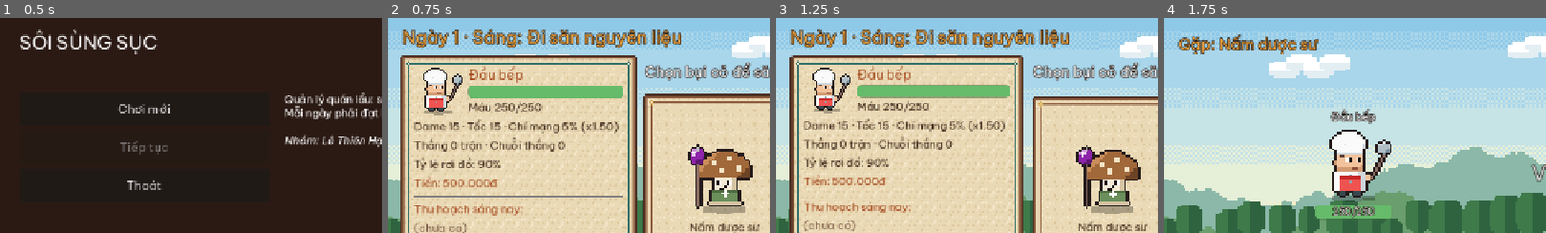
Above: before the commit, frames 1-4 (left to right).
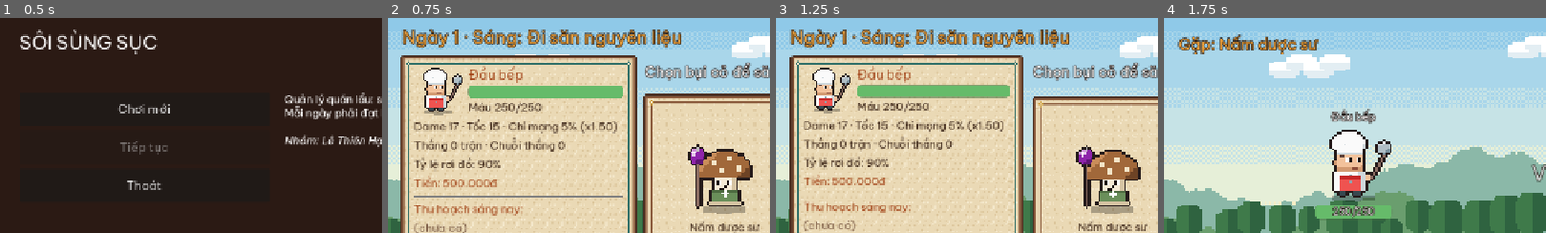
Above: after the commit, the same moments.

Repository: Znoywho/HotPot_SUNSUT
Game: Godot game, scene res://scenes/main_menu/main_menu.tscn
The game is run twice, just before and just after one commit, with the same random seed, the same clock (stepped at 60 frames per second) and the same inputs.
Inputs (mouse positions are % of the whole screen's width and height, from its top left):
- Up to frame 1 (0.5 s): no input
- Up to frame 2 (0.75 s): click "Chơi mới" at 0.5 s
- Up to frame 3 (1.25 s): no input
- Up to frame 4 (1.75 s): click (44, 46) at 1.27 s
The pictures show only the part of the screen within x 0-50%, y 2-52%; the shares and areas given below are measured in that part.

Frame 1 is identical in both runs. In frame 2, 0.7% of the frame differs, in the area x 16-61%, y 47-54%; in frame 3, 0.7%; in frame 4, nothing differs.

Commit message:
Thêm 7 quái chủ đề lẩu, đồ nhúng, cân bằng chỉ số
- Ớt hiểm, Mực, Nghêu, Cải thảo, Nấm hương, Bò cuộn kim châm, boss Nồi Lẩu Thần
- Quái mới rơi đồ nhúng (bò viên, mực, nghêu, cải thảo, rau muống, bò cuộn, nấm hương)
- Cân bằng theo mô phỏng: đầu bếp dame 17, giảm dame quái đầu game và 2 boss
- Lưu ý: 13 quái mới chưa đăng ký trong autoload/database.gd (cần Hạo thêm)

Diff:
--- /dev/null
+++ b/data/combatants/angry_chili.tres
@@ -0,0 +1,16 @@
+[gd_resource type="Resource" script_class="CombatantData" load_steps=3 format=3]
+
+[ext_resource type="Script" path="res://data/classes/combatant_data.gd" id="1"]
+[ext_resource type="Script" path="res://scenes/hunt/combat/passives/chili_rage.gd" id="2"]
+
+[resource]
+script = ExtResource("1")
+id = "angry_chili"
+display_name = "Ớt hiểm cuồng nộ"
+max_hp = 70
+damage = 12
+speed = 18
+passive = ExtResource("2")
+drops = {"tomato": 2}
+is_boss = false
+min_day = 3
--- /dev/null
+++ b/data/combatants/beef_enoki_roll.tres
@@ -0,0 +1,16 @@
+[gd_resource type="Resource" script_class="CombatantData" load_steps=3 format=3]
+
+[ext_resource type="Script" path="res://data/classes/combatant_data.gd" id="1"]
+[ext_resource type="Script" path="res://scenes/hunt/combat/passives/beef_roll_curl.gd" id="2"]
+
+[resource]
+script = ExtResource("1")
+id = "beef_enoki_roll"
+display_name = "Bò cuộn kim châm"
+max_hp = 110
+damage = 15
+speed = 13
+passive = ExtResource("2")
+drops = {"beef_roll": 2, "enoki": 1}
+is_boss = false
+min_day = 8
--- a/data/combatants/boss_beef_lord.tres
+++ b/data/combatants/boss_beef_lord.tres
@@ -6,9 +6,9 @@
 [resource]
 script = ExtResource("1")
 id = "boss_beef_lord"
-display_name = "Lão Bò Lẩu (Boss)"
-max_hp = 600
-damage = 26
+display_name = "Lão Bò Lẩu"
+max_hp = 480
+damage = 18
 speed = 13
 passive = ExtResource("2")
 drops = {"golden_beef": 1, "beef": 4}
--- /dev/null
+++ b/data/combatants/boss_hotpot_golem.tres
@@ -0,0 +1,16 @@
+[gd_resource type="Resource" script_class="CombatantData" load_steps=3 format=3]
+
+[ext_resource type="Script" path="res://data/classes/combatant_data.gd" id="1"]
+[ext_resource type="Script" path="res://scenes/hunt/combat/passives/hotpot_golem_boil.gd" id="2"]
+
+[resource]
+script = ExtResource("1")
+id = "boss_hotpot_golem"
+display_name = "Nồi Lẩu Thần"
+max_hp = 560
+damage = 18
+speed = 11
+passive = ExtResource("2")
+drops = {"golden_shrimp": 1, "shrimp": 3, "greens": 2}
+is_boss = true
+min_day = 15
--- a/data/combatants/boss_tomato_king.tres
+++ b/data/combatants/boss_tomato_king.tres
@@ -6,7 +6,7 @@
 [resource]
 script = ExtResource("1")
 id = "boss_tomato_king"
-display_name = "Vua Cà Chua (Boss tạm)"
+display_name = "Vua Cà Chua"
 max_hp = 400
 damage = 22
 speed = 12
--- a/data/combatants/bouncy_beef_ball.tres
+++ b/data/combatants/bouncy_beef_ball.tres
@@ -11,6 +11,6 @@
 damage = 14
 speed = 13
 passive = ExtResource("2")
-drops = {"beef": 2}
+drops = {"beef_ball": 2, "beef": 1}
 is_boss = false
-min_day = 5
+min_day = 3
--- a/data/combatants/enoki_archer.tres
+++ b/data/combatants/enoki_archer.tres
@@ -8,7 +8,7 @@
 id = "enoki_archer"
 display_name = "Nấm kim châm cung thủ"
 max_hp = 90
-damage = 17
+damage = 14
 speed = 20
 passive = ExtResource("2")
 drops = {"enoki": 2}
--- a/data/combatants/greens_mage.tres
+++ b/data/combatants/greens_mage.tres
@@ -8,7 +8,7 @@
 id = "greens_mage"
 display_name = "Rau cải pháp sư"
 max_hp = 85
-damage = 20
+damage = 15
 speed = 12
 passive = ExtResource("2")
 drops = {"greens": 2}
--- a/data/combatants/jumping_shrimp.tres
+++ b/data/combatants/jumping_shrimp.tres
@@ -8,7 +8,7 @@
 id = "jumping_shrimp"
 display_name = "Tôm nhảy"
 max_hp = 100
-damage = 17
+damage = 14
 speed = 19
 passive = ExtResource("2")
 drops = {"shrimp": 2}
--- /dev/null
+++ b/data/combatants/napa_cabbage.tres
@@ -0,0 +1,16 @@
+[gd_resource type="Resource" script_class="CombatantData" load_steps=3 format=3]
+
+[ext_resource type="Script" path="res://data/classes/combatant_data.gd" id="1"]
+[ext_resource type="Script" path="res://scenes/hunt/combat/passives/napa_layers.gd" id="2"]
+
+[resource]
+script = ExtResource("1")
+id = "napa_cabbage"
+display_name = "Cải thảo nhiều lớp"
+max_hp = 140
+damage = 9
+speed = 9
+passive = ExtResource("2")
+drops = {"napa_cabbage": 2, "greens": 1}
+is_boss = false
+min_day = 6
--- a/data/combatants/player.tres
+++ b/data/combatants/player.tres
@@ -8,7 +8,7 @@
 id = "player"
 display_name = "Đầu bếp"
 max_hp = 250
-damage = 15
+damage = 17
 speed = 15
 passive = ExtResource("2")
 drops = {}
--- /dev/null
+++ b/data/combatants/shy_clam.tres
@@ -0,0 +1,16 @@
+[gd_resource type="Resource" script_class="CombatantData" load_steps=3 format=3]
+
+[ext_resource type="Script" path="res://data/classes/combatant_data.gd" id="1"]
+[ext_resource type="Script" path="res://scenes/hunt/combat/passives/clam_shell.gd" id="2"]
+
+[resource]
+script = ExtResource("1")
+id = "shy_clam"
+display_name = "Nghêu khép vỏ"
+max_hp = 80
+damage = 13
+speed = 12
+passive = ExtResource("2")
+drops = {"clam": 2}
+is_boss = false
+min_day = 1
--- /dev/null
+++ b/data/combatants/sleepy_shiitake.tres
@@ -0,0 +1,16 @@
+[gd_resource type="Resource" script_class="CombatantData" load_steps=3 format=3]
+
+[ext_resource type="Script" path="res://data/classes/combatant_data.gd" id="1"]
+[ext_resource type="Script" path="res://scenes/hunt/combat/passives/shiitake_sleep.gd" id="2"]
+
+[resource]
+script = ExtResource("1")
+id = "sleepy_shiitake"
+display_name = "Nấm hương ru ngủ"
+max_hp = 85
+damage = 13
+speed = 14
+passive = ExtResource("2")
+drops = {"shiitake": 2}
+is_boss = false
+min_day = 7
--- /dev/null
+++ b/data/combatants/tentacle_squid.tres
@@ -0,0 +1,16 @@
+[gd_resource type="Resource" script_class="CombatantData" load_steps=3 format=3]
+
+[ext_resource type="Script" path="res://data/classes/combatant_data.gd" id="1"]
+[ext_resource type="Script" path="res://scenes/hunt/combat/passives/squid_tentacles.gd" id="2"]
+
+[resource]
+script = ExtResource("1")
+id = "tentacle_squid"
+display_name = "Mực tám xúc tu"
+max_hp = 95
+damage = 14
+speed = 15
+passive = ExtResource("2")
+drops = {"squid": 2, "shrimp": 1}
+is_boss = false
+min_day = 4
--- a/data/combatants/water_spinach_vine.tres
+++ b/data/combatants/water_spinach_vine.tres
@@ -11,6 +11,6 @@
 damage = 12
 speed = 17
 passive = ExtResource("2")
-drops = {"greens": 2}
+drops = {"water_spinach": 2, "greens": 1}
 is_boss = false
-min_day = 2
+min_day = 1
